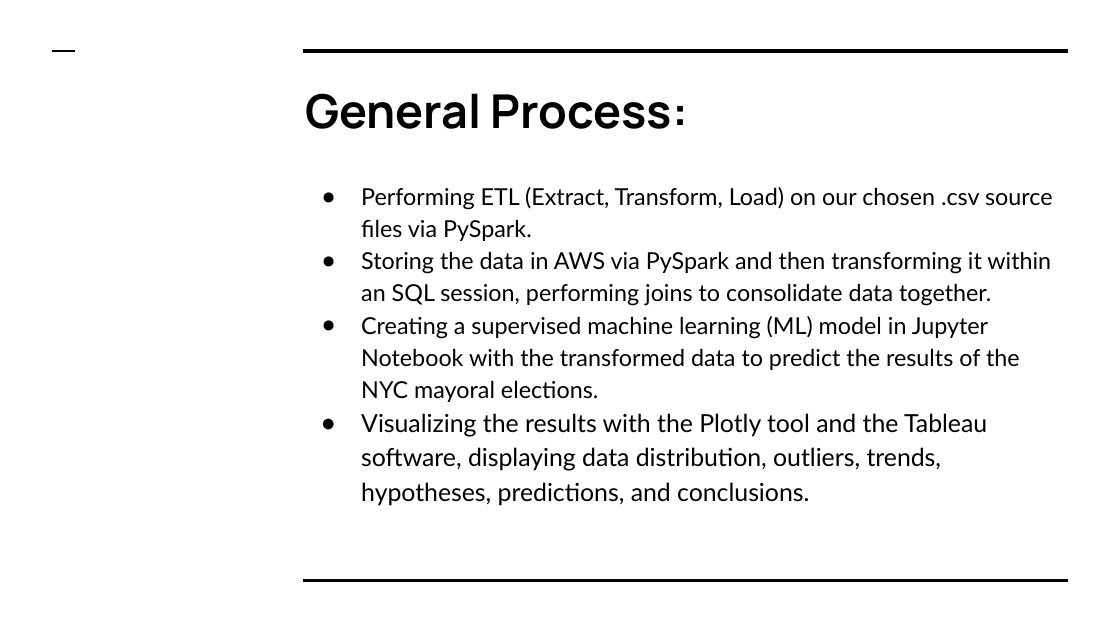
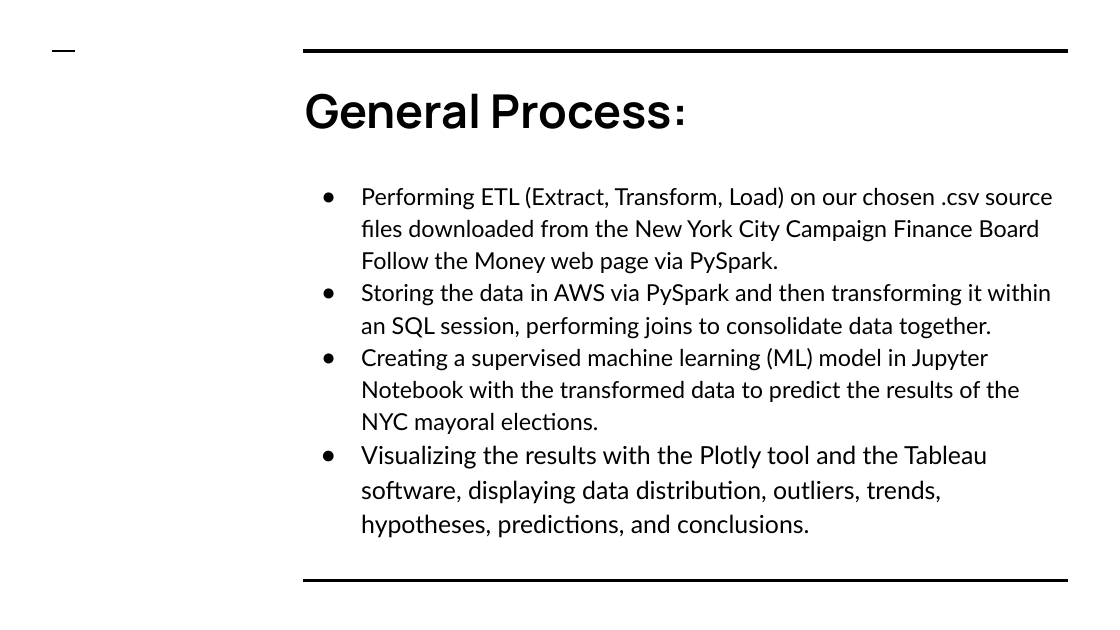
Before and after one commit to ssheggrud/Mod_20_Project, a slide deck: slide 5 of Presentation/Group5Presentation.pptx. Drawn at 1120x630 pixels with LibreOffice and Linux fonts; fonts in the diff are those of the drawing. Boxes give left, top, right and bottom in pixels: in the first picture for what was removed or moved away, otherwise in the second. Text is boxed around its words. In the diff, an @@ line names an element or a change of style, - is before the commit and + after.

```diff
--- a/Presentation/Group5Presentation.pptx
+++ b/Presentation/Group5Presentation.pptx
@@ text at (361, 187, 1053, 274): text changed @@
-● Performing ETL (Extract, Transform, Load) on our chosen .csv source files via PySpark.
+● Performing ETL (Extract, Transform, Load) on our chosen .csv source files downloaded from the New York City Campaign Finance Board Follow the Money web page via PySpark.
```
Also in this commit, not shown: 14 other slides changed, 1 slide added.
